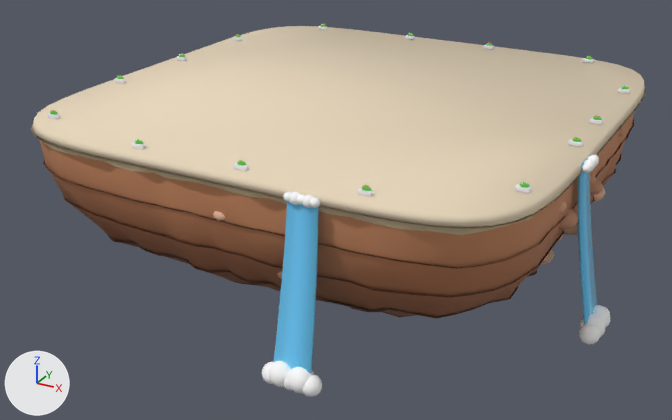
A saved change to the glTF model art/toy/city/island.glb.
Both versions are drawn from a 50 mm lens placed at (7.92, -15.29, 5.09), pointed at (-0.08, -0.76, -2.17). The lights are fixed; the arrows at lower left show +X, +Y and +Z. The first picture is the older version. Vertices at exactly the same position are counted once.

In view in the first picture: 'top'.
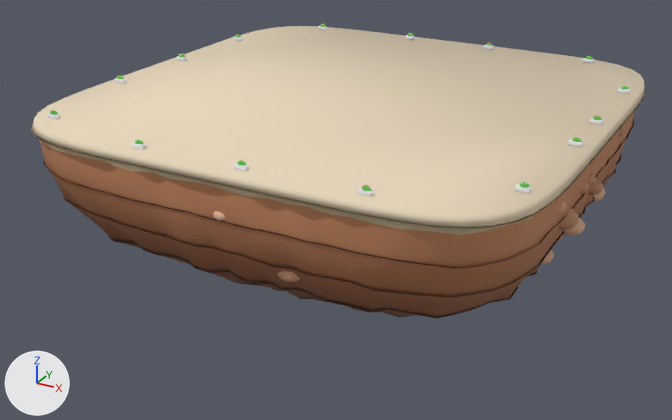
The change, as a list of edits to the scene's bpy script:
```text
Change me_top:
    used by ob_top; location = (0.0, 0.0, 0.0)
    remove me_top.from_pydata(...)  # 12742 vertices, 24806 faces; spans x -4.78..5.41, y -5.41..4.78, z -3.58..0.14
    add me_top.from_pydata(...)  # 11034 vertices, 21478 faces; spans x -4.78..4.79, y -4.78..4.78, z -3.58..0.14
    me_top part 1: 22 loose pieces with 1708 vertices, spanning x 1.09..5.41, y -5.41..-0.89, z -3.07..-0.01, are deleted
    remove me_top.materials.append(mat_water)
```

What differs and where, as boxes [x1, y1, x2, y2] in the pictures (672 x 420 px):
'top', reshaped (21% shorter)
    before: [31, 24, 646, 397]
    after: [31, 24, 646, 319]
part 1 of me_top, deleted
    before: [262, 155, 610, 397]
